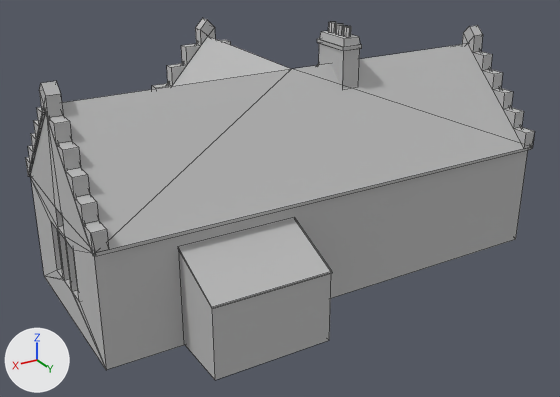
Before and after pictures for a commit that changed the FBX model Art/Models/Building8.fbx.
Rendered twice from a 50 mm lens placed at (10.56, 16.16, 9.89), pointed at (0.84, -0.04, 1.79). Arrows for +X, +Y and +Z are at lower left; the lights stay in place. Mesh edges are drawn as thin lines. Where no turn or scale is listed for an object, it has been applied to the vertices.

Script lines for the objects in view, before the commit:
```python
me_house = bpy.data.meshes.new('House')
me_house.from_pydata(...)  # 626 vertices, 598 faces; spans x -5.63..6.69, y -4.98..3.96, z 0.0..6.2
me_house.materials.append(mat_blinn1sg)  # its picture is missing
ob_house = bpy.data.objects.new('House', me_house)
ob_house.location = (0.0, 0.0, 0.0)
```
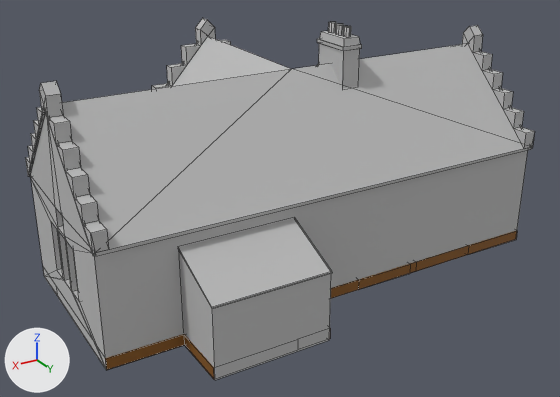
Where the change shows, as pixel boxes (x1, y1, x2, y2) in the pictures (560 x 397 px):
'Plane', added (brown): after (105, 230, 517, 379)

Patch to the scene script:
```diff
--- a/Art/Models/Building8.fbx.py
+++ b/Art/Models/Building8.fbx.py
@@ mat_material @@
+mat_material = principled_material('Material')
+mat_material.base_color = (0.227, 0.0848, 0.00545)  # brown #835211
+mat_material.roughness = 0.69
@@ me_plane_001 @@
+me_plane_001.from_pydata(...)  # 68 vertices, 66 faces; spans x -11.2..1.0, y -1.0..7.8, z -0.28..0.0
+me_plane_001.materials.append(mat_material)  # brown #835211
@@ ob_plane @@
+ob_plane = bpy.data.objects.new('Plane', me_plane_001)
+ob_plane.location = (5.64, -3.89, 0.29)
```
